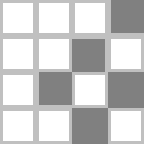
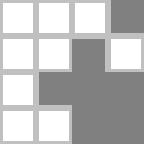
The second w=144, h=144 image is a revision of the first. Changes to its layers:
painted on "Layer 3" over [72, 72, 144, 144]
removed layer "Layer 2" over [72, 72, 108, 108]
removed layer "Layer 1" over [72, 72, 144, 144]
